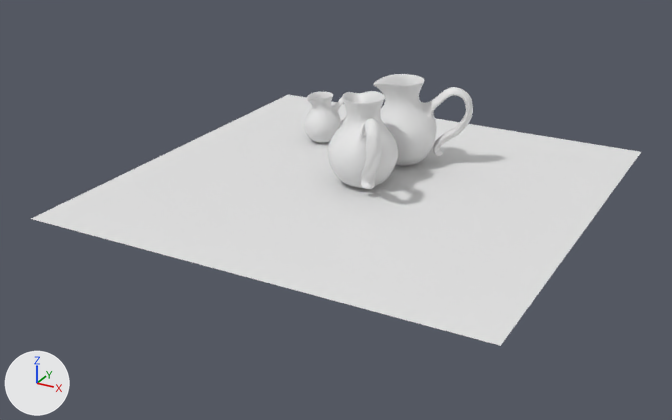
Renders of the Blender file carafe/carafe.blend from each side of a commit.
Before and after are seen from a 50 mm lens placed at (1.75, -3.43, 1.55), pointed at (-0.04, -0.16, -0.08). The lights are fixed; the arrows at lower left show +X, +Y and +Z.

The older version as bpy lines, for what is in view:
```python
me_grid_004 = bpy.data.meshes.new('Grid.004')
me_grid_004.from_pydata(...)  # 298 vertices, 316 faces; spans x -1.6..3.21, y 0.0..4.01, z -1.6..1.6
me_grid_004.polygons.foreach_set('use_smooth', [True] * 316)
me_grid_005 = bpy.data.meshes.new('Grid.005')
me_grid_005.from_pydata(...)  # 298 vertices, 316 faces; spans x -1.6..3.21, y 0.0..4.01, z -1.6..1.6
me_grid_005.polygons.foreach_set('use_smooth', [True] * 316)
me_plane = bpy.data.meshes.new('Plane')
me_plane.from_pydata([(-1.0, -1.0, 0.0), (1.0, -1.0, 0.0), (-1.0, 1.0, 0.0), (1.0, 1.0, 0.0)], [], [(0, 1, 3, 2)])
ob_carafe = bpy.data.objects.new('Carafe', me_grid_004)
ob_carafe.location = (0.0, 0.0, 0.0)
ob_carafe.rotation_euler = (1.571, 0.0, -0.948)  # degrees (90, 0, -54)
ob_carafe.scale = (0.1, 0.1, 0.1)
_m = ob_carafe.modifiers.new('Subdivision', 'SUBSURF')
_m.levels = 2
ob_carafe_002 = bpy.data.objects.new('Carafe.002', me_grid_004)
ob_carafe_002.location = (0.04, 0.326, 0.0)
ob_carafe_002.rotation_euler = (1.571, 0.0, -5.934)  # degrees (90, 0, -340)
ob_carafe_002.scale = (0.1, 0.1, 0.1)
_m = ob_carafe_002.modifiers.new('Subdivision', 'SUBSURF')
_m.levels = 2
ob_petitcruchon = bpy.data.objects.new('PetitCruchon', me_grid_005)
ob_petitcruchon.location = (-0.433, 0.401, 0.0)
ob_petitcruchon.rotation_euler = (1.571, 0.0, 0.943)  # degrees (90, 0, 54)
ob_petitcruchon.scale = (0.0598, 0.0598, 0.0598)
_m = ob_petitcruchon.modifiers.new('Subdivision', 'SUBSURF')
_m.levels = 2
ob_table = bpy.data.objects.new('Table', me_plane)
ob_table.location = (0.0, 0.0, 0.0)
```
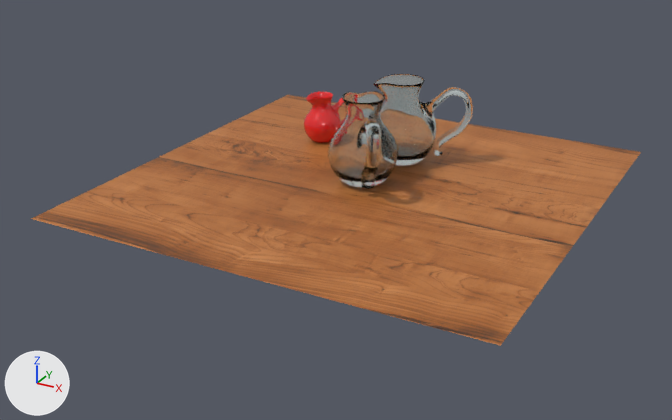
Where the change shows, as pixel boxes (x1, y1, x2, y2) in the pictures (672 x 420 px):
```json
{"object": "Table", "change": "recoloured", "before": [31, 95, 641, 346], "after": [31, 95, 641, 346], "on screen": "white to brown"}
{"object": "Carafe", "change": "recoloured", "before": [328, 91, 398, 189], "after": [328, 91, 398, 189]}
{"object": "Carafe.002", "change": "recoloured", "before": [374, 74, 473, 166], "after": [374, 74, 473, 166]}
{"object": "PetitCruchon", "change": "recoloured", "before": [304, 92, 346, 143], "after": [304, 92, 346, 143], "on screen": "white to red"}
```

Scene script edits in JSON lines:
```json
{"op": "add", "block": "img_wood_jpg", "code": ["img_wood_jpg = load_image('wood.jpg', 'wood.jpg', 3000, 2075, 'sRGB')"]}
{"op": "add", "block": "mat_porcelaine_bleue", "code": ["mat_porcelaine_bleue = principled_material('Porcelaine_Bleue')", "mat_porcelaine_bleue.base_color = (0.8, 0.0095, 0.0113)  # red #e7191c", "mat_porcelaine_bleue.roughness = 0.206", "mat_porcelaine_bleue.specular_ior_level = 0.801", "mat_porcelaine_bleue.coat_weight = 0.25"]}
{"op": "add", "block": "mat_bois_table", "code": ["mat_bois_table = bpy.data.materials.new('Bois_Table')", "# uses the picture img_wood_jpg"]}
{"op": "add", "block": "mat_verre_001", "code": ["mat_verre_001 = bpy.data.materials.new('Verre.001')", "mat_verre_001.use_nodes = True; mat_verre_001.node_tree.nodes.clear()", "_N = mat_verre_001.node_tree.nodes; _L = mat_verre_001.node_tree.links", "n0 = _N.new('ShaderNodeOutputMaterial'); n0.name = 'Material Output'", "n1 = _N.new('ShaderNodeBsdfGlass'); n1.name = 'Glass BSDF'", "n1.distribution = 'BECKMANN'", "n1.inputs[0].default_value = (0.97, 1.0, 1.0, 1.0)  # 'Color', white #fcffff", "n1.inputs[2].default_value = 1.45  # 'IOR'", "_L.new(n1.outputs[0], n0.inputs[0])  # 'BSDF' to 'Surface'"]}
{"block": "me_grid_004", "where": "me_grid_004.from_pydata(...)  # 298 vertices, 316 faces; spans x -1.6..3.21, y 0.0..4.01, z -1.6..1.6"}
{"op": "add", "block": "me_grid_004", "code": "me_grid_004.materials.append(mat_verre_001)"}
{"block": "me_plane", "where": "me_plane.from_pydata(...)  # 4 vertices, 1 face; spans x -1.0..1.0, y -1.0..1.0, z 0.0"}
{"op": "add", "block": "me_plane", "code": "me_plane.materials.append(mat_bois_table)"}
{"block": "me_grid_005", "where": "me_grid_005.from_pydata(...)  # 298 vertices, 316 faces; spans x -1.6..3.21, y 0.0..4.01, z -1.6..1.6"}
{"op": "add", "block": "me_grid_005", "code": "me_grid_005.materials.append(mat_porcelaine_bleue)  # red #e7191c"}
```
